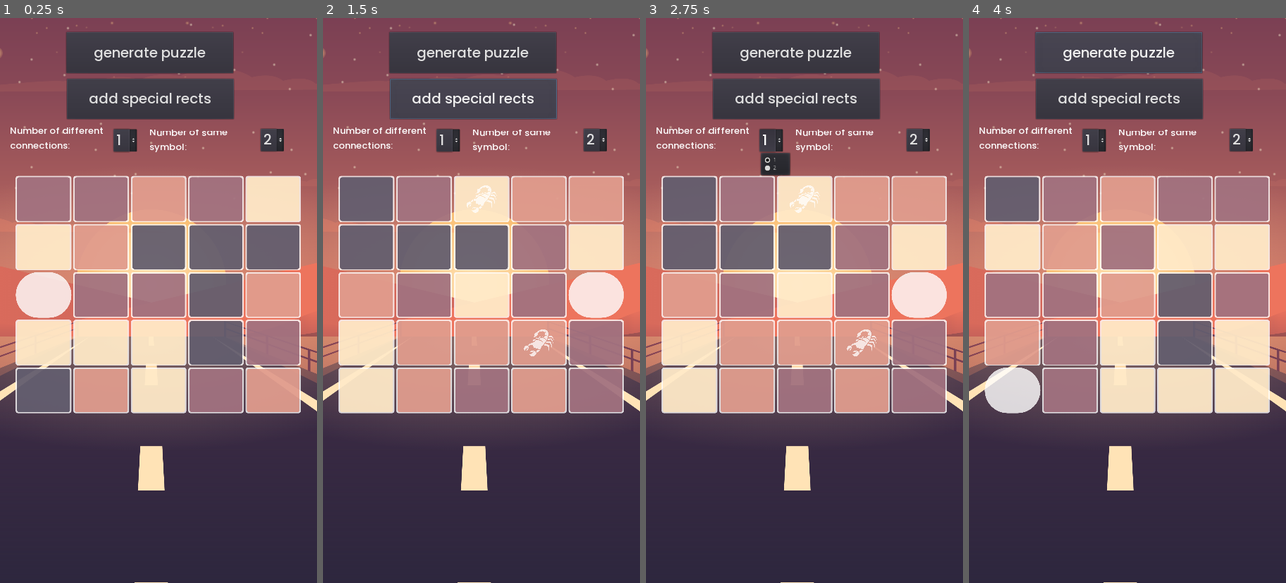
Above: before the commit, frames 1-4 (left to right).
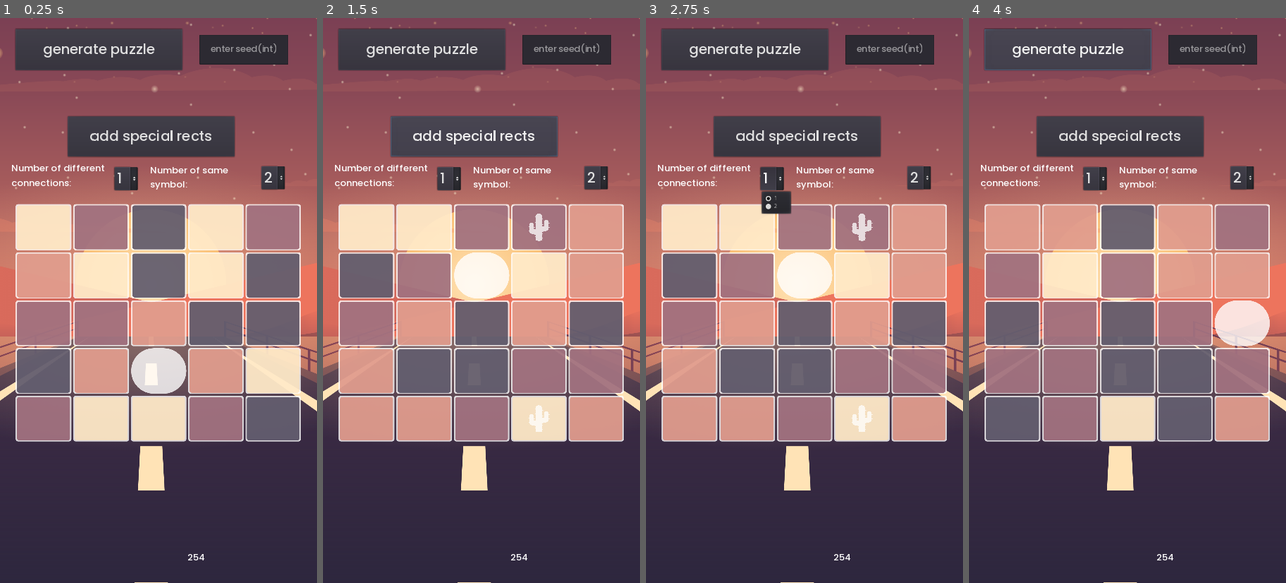
Above: after the commit, the same moments.

Repository: Cofica17/ColorCubes
Game: Godot game, scene res://scenes/Game.tscn
The game is run twice, just before and just after one commit, with the same random seed, the same clock (stepped at 60 frames per second) and the same inputs. The engine's default icon, where the game draws it, is replaced by a stand-in: a white triangle on a blue panel in a dark square.
Inputs:
- Up to frame 1 (0.25 s): no input
- Up to frame 2 (1.5 s): click "generate puzzle" at 0.5 s; click "add special rects" at 1.25 s
- Up to frame 3 (2.75 s): click "1" at 2 s
- Up to frame 4 (4 s): click "2" at 2.75 s; click "generate puzzle" at 3.5 s

The runs differ from the first frame. In frame 1, 45% of the frame differs, in the area x 3-95%, y 1-96%; in frame 2, 46%; in frame 3, 46%; in frame 4, 46%.

Commit message:
added seed and ability to replay the puzzle

Diff:
--- a/Global.gd
+++ b/Global.gd
@@ -1,4 +1,7 @@
 extends Node
+
+var RNG = RandomNumberGenerator.new()
+var current_seed
 
 signal switch_grid_rects(moveable_grid_rect, colored_grid_rect)
 signal cancel_switch_grid_rects()
--- a/Utils.gd
+++ b/Utils.gd
@@ -2,9 +2,9 @@
 
 
 func generate_random_int_excluding(from:int, to:int, excluding:Array = []) -> int:
-	var rnd = randi() % (to+1)
+	var rnd = Global.RNG.randi() % (to+1)
 
 	while rnd in excluding or rnd < from:
-		rnd = randi() % (to+1)
+		rnd = Global.RNG.randi() % (to+1)
 
 	return rnd
--- a/scenes/Game.tscn
+++ b/scenes/Game.tscn
@@ -40,7 +40,8 @@
 }
 
 [node name="Grid" parent="." instance=ExtResource( 1 )]
-anchor_top = 0.28
+anchor_top = 0.33
+anchor_bottom = 0.75
 columns = 5
 
 [node name="DEBUG_TBD" type="Node2D" parent="."]
@@ -61,10 +62,10 @@
 }
 
 [node name="GeneratePuzzle" type="Button" parent="DEBUG_TBD"]
-margin_left = 151.481
-margin_top = 32.1189
-margin_right = 530.481
-margin_bottom = 125.119
+margin_left = 34.745
+margin_top = 25.3841
+margin_right = 413.745
+margin_bottom = 118.384
 custom_fonts/font = SubResource( 1 )
 text = "generate puzzle"
 __meta__ = {
@@ -72,10 +73,10 @@
 }
 
 [node name="Button" type="Button" parent="DEBUG_TBD"]
-margin_left = 152.0
-margin_top = 138.0
-margin_right = 531.0
-margin_bottom = 229.0
+margin_left = 154.245
+margin_top = 223.307
+margin_right = 533.245
+margin_bottom = 314.307
 custom_fonts/font = SubResource( 1 )
 text = "add special rects"
 __meta__ = {
@@ -83,10 +84,10 @@
 }
 
 [node name="OptionButton" type="OptionButton" parent="DEBUG_TBD"]
-margin_left = 257.624
-margin_top = 252.285
-margin_right = 310.624
-margin_bottom = 295.285
+margin_left = 259.869
+margin_top = 337.592
+margin_right = 312.869
+margin_bottom = 389.592
 custom_fonts/font = SubResource( 1 )
 text = "1"
 items = [ "1", null, false, 0, null, "2", null, false, 1, null ]
@@ -96,10 +97,10 @@
 }
 
 [node name="Label2" type="Label" parent="DEBUG_TBD"]
-margin_left = 22.3394
-margin_top = 239.67
-margin_right = 242.339
-margin_bottom = 323.67
+margin_left = 24.5844
+margin_top = 324.977
+margin_right = 244.584
+margin_bottom = 408.977
 custom_fonts/font = SubResource( 2 )
 text = "Number of different connections:"
 autowrap = true
@@ -108,10 +109,10 @@
 }
 
 [node name="OptionButton2" type="OptionButton" parent="DEBUG_TBD"]
-margin_left = 592.222
-margin_top = 250.95
-margin_right = 645.222
-margin_bottom = 293.95
+margin_left = 594.467
+margin_top = 336.257
+margin_right = 647.467
+margin_bottom = 388.257
 custom_fonts/font = SubResource( 1 )
 text = "2"
 items = [ "2", null, false, 1, null, "3", null, false, 2, null, "4", null, false, 3, null ]
@@ -121,10 +122,10 @@
 }
 
 [node name="Label3" type="Label" parent="DEBUG_TBD"]
-margin_left = 338.696
-margin_top = 243.674
-margin_right = 558.696
-margin_bottom = 327.674
+margin_left = 340.941
+margin_top = 328.981
+margin_right = 560.941
+margin_bottom = 412.981
 custom_fonts/font = SubResource( 2 )
 text = "Number of same symbol:"
 autowrap = true
@@ -132,5 +133,28 @@
 "_edit_use_anchors_": false
 }
 
+[node name="CurrentSeed" type="Label" parent="DEBUG_TBD"]
+margin_left = 425.919
+margin_top = 1205.97
+margin_right = 658.919
+margin_bottom = 1252.97
+custom_fonts/font = SubResource( 2 )
+text = "Current seed: "
+__meta__ = {
+"_edit_use_anchors_": false
+}
+
+[node name="LineEdit" type="LineEdit" parent="DEBUG_TBD"]
+margin_left = 453.474
+margin_top = 38.1637
+margin_right = 655.474
+margin_bottom = 105.164
+custom_fonts/font = SubResource( 2 )
+align = 1
+placeholder_text = "enter seed(int)"
+__meta__ = {
+"_edit_use_anchors_": false
+}
+
 [connection signal="item_selected" from="DEBUG_TBD/OptionButton" to="." method="_on_OptionButton_item_selected"]
 [connection signal="item_selected" from="DEBUG_TBD/OptionButton2" to="." method="_on_OptionButton2_item_selected"]
--- a/scripts/Game.gd
+++ b/scripts/Game.gd
@@ -8,8 +8,12 @@
 
 func _ready():
 	Global.current_theme = BoardThemes.desert
+	Global.RNG.randomize()
+	var s = Global.RNG.randi() % 1000
+	Global.RNG.seed = s
+	Global.current_seed = s
 	_generate_puzzle()
-	randomize()
+	$DEBUG_TBD/CurrentSeed.text = str(s)
 	$DEBUG_TBD/Button.connect("pressed", self, "_add_connection_rects")
 	$DEBUG_TBD/GeneratePuzzle.connect("pressed", self, "_generate_puzzle")
 
@@ -55,6 +59,11 @@
 
 
 func _generate_puzzle() -> void:
+	var el_text = $DEBUG_TBD/LineEdit.text
+	if not el_text.empty():
+		var s = int(el_text)
+		Global.RNG.seed = s
+
 	added_connection_rects = false
 
 	grid.clear_grid_container()
@@ -64,7 +73,7 @@
 
 	var idx = 0
 
-	var mgr_idx =  randi() % (grid.rows * grid.columns)
+	var mgr_idx =  Global.RNG.randi() % (grid.rows * grid.columns)
 
 	for i in grid.rows:
 		for j in grid.columns:
@@ -85,7 +94,7 @@
 			idx += 1
 
 			if is_grid_rect:
-				var random_color_idx = randi() % Global.current_theme.total_number_of_possible_colors
+				var random_color_idx = Global.RNG.randi() % Global.current_theme.total_number_of_possible_colors
 				grid_rect.set_color(Global.current_theme.colors[random_color_idx])
 
 
